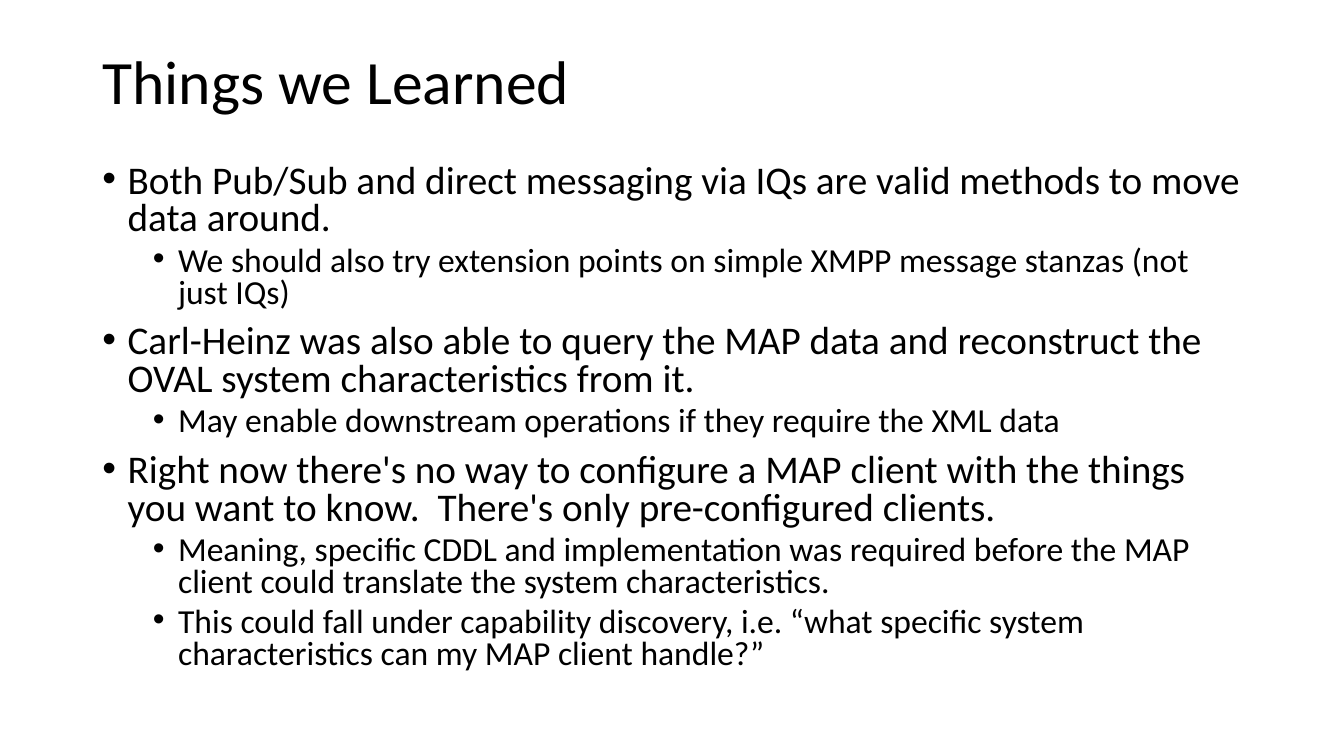
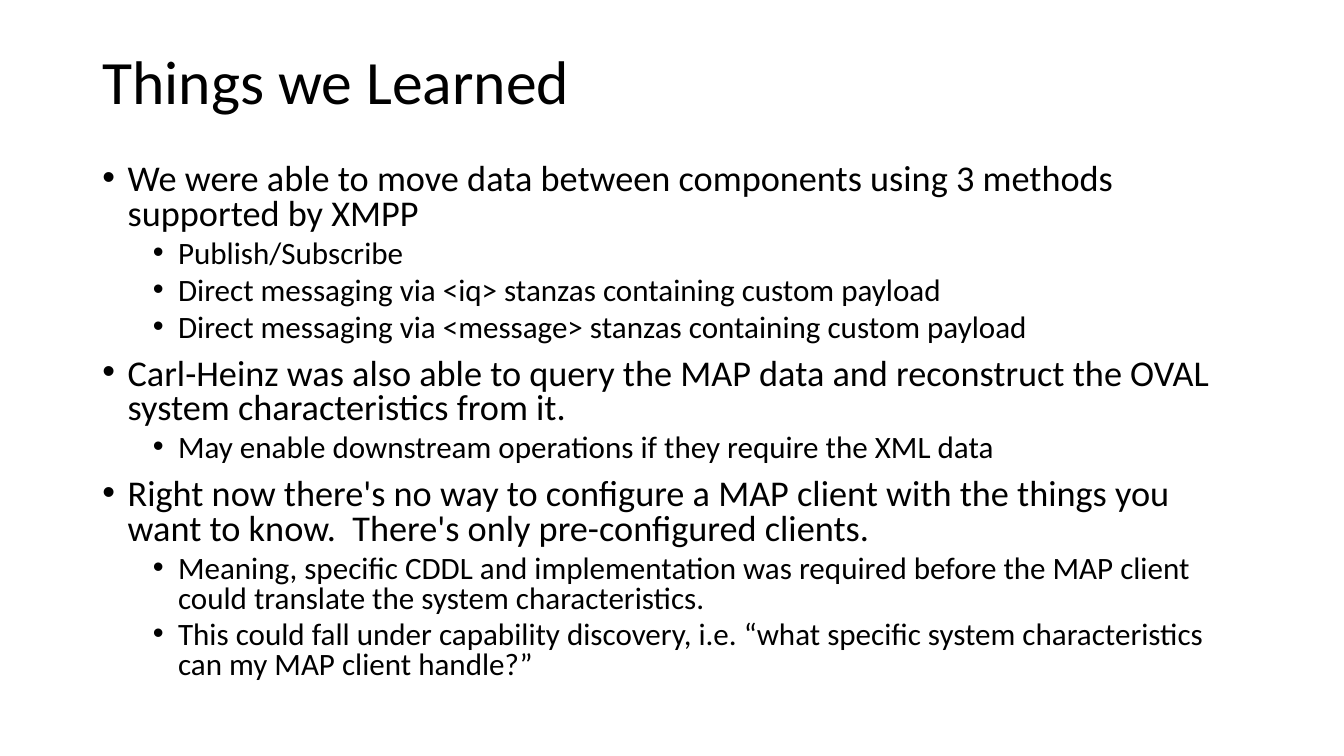
Before and after one commit to wmunyan/SACM-Sandbox, a slide deck: slide 14 of ietf-105/IETF105-Hackathon.pptx (slide 13 before the commit). Drawn at 1344x756 pixels with LibreOffice and Linux fonts; fonts in the diff are those of the drawing. Boxes give left, top, right and bottom in pixels: in the first picture for what was removed or moved away, otherwise in the second. Text is boxed around its words. In the diff, an @@ line names an element or a change of style, - is before the commit and + after.

```diff
--- a/ietf-105/IETF105-Hackathon.pptx
+++ b/ietf-105/IETF105-Hackathon.pptx
@@ text at (x1=128, y1=165, x2=1113, y2=344): text changed; size 24 to 22.2 pt @@
-• Both Pub/Sub and direct messaging via IQs are valid methods to move data around.
-  • We should also try extension points on simple XMPP message stanzas (not just IQs)
+• We were able to move data between components using 3 methods supported by XMPP
+  • Publish/Subscribe
+  • Direct messaging via <iq> stanzas containing custom payload
+  • Direct messaging via <message> stanzas containing custom payload
@@ text at (x1=128, y1=360, x2=1209, y2=680): size 28 to 25.9 pt in "Carl-Heinz was also able to query the ...", "Right now there's no way to configure ..."; size 24 to 22.2 pt in "May enable downstream operations if they require ...", "Meaning, specific CDDL and implementation was required ...", "This could fall under capability discovery, i.e. ..." @@
```
Also in this commit, not shown: 5 other slides changed, 1 slide added, 9 other files.
